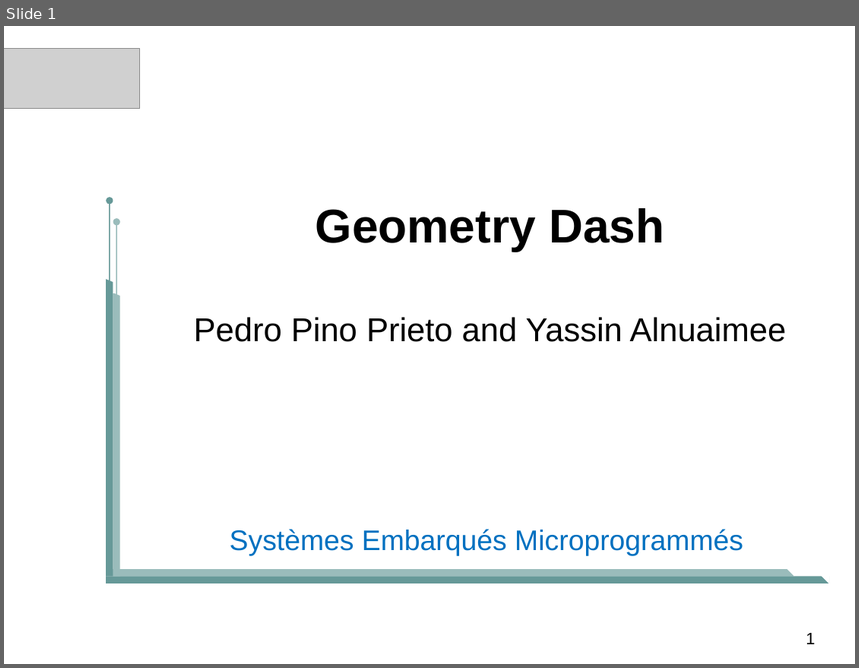
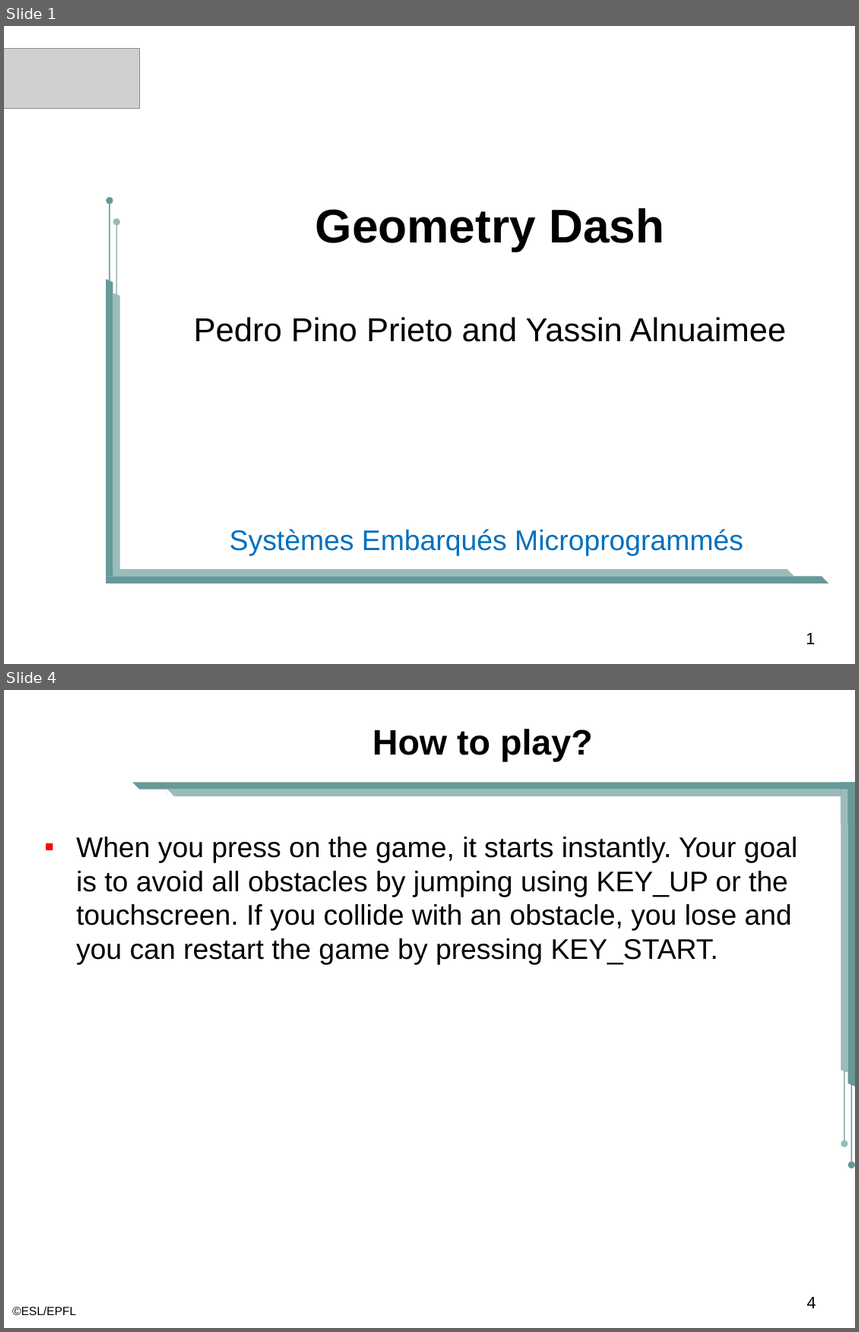
Before and after one commit to yassinuaimee/Development-of-Geometry-Dash-on-Nintendo-DS, a slide deck: GeometryDashProjectNDSpresentation.pptx. Shown one above the other, each under a label of ours: slide 1 before the commit, slides 1 and 4 after it; the slides between them are not shown. The pictures are 859x668 and 859x1332 pixels, drawn with LibreOffice and Linux fonts; fonts in the diff are those of the drawing; grey boxes stand for pictures; background and template pictures are left out. Boxes give left, top, right and bottom in pixels: in the first picture for what was removed or moved away, otherwise in the second. Text is boxed around its words. In the diff, an @@ line names an element or a change of style, - is before the commit and + after.

```diff
--- a/GeometryDashProjectNDSpresentation.pptx
+++ b/GeometryDashProjectNDSpresentation.pptx
@@ slide 4 added at (4,690,855,1328), background #FFFFFF @@
@@ title added at (373,729,593,762), 30 pt, text #000000, bold @@
+How to play?
@@ group added at (132,782,855,796): 2 rectangles, 2 right triangles @@
@@ rectangle added at (842,783,855,825), fill #669998 @@
@@ rectangle added at (842,789,848,1072), fill #9ABCBB @@
@@ rectangle added at (848,790,855,1087), fill #669998 @@
@@ text added at (76,837,798,965), 24 pt, text #000000 @@
+▪ When you press on the game, it starts instantly. Your goal is to avoid all obstacles by jumping using KEY_UP or the touchscreen. If you collide with an obstacle, you lose and you can restart the game by pressing KEY_START.
@@ arrow added from (845, 1037) to (845, 1144), #9ABCBB 1 pt @@
@@ right triangle added at (842,1070,848,1072), fill #FFFFFF @@
@@ arrow added from (852, 1059) to (852, 1165), #669998 1 pt @@
@@ right triangle added at (848,1084,854,1087), fill #FFFFFF, outline #FFFFFF 0.75 pt @@
@@ page number added at (807,1297,816,1309), 14 pt, text #000000 @@
+4
@@ text added at (12,1306,76,1315), 10 pt, text #000000 @@
+©ESL/EPFL
```
Also in this commit, not shown: 3 slides changed.
